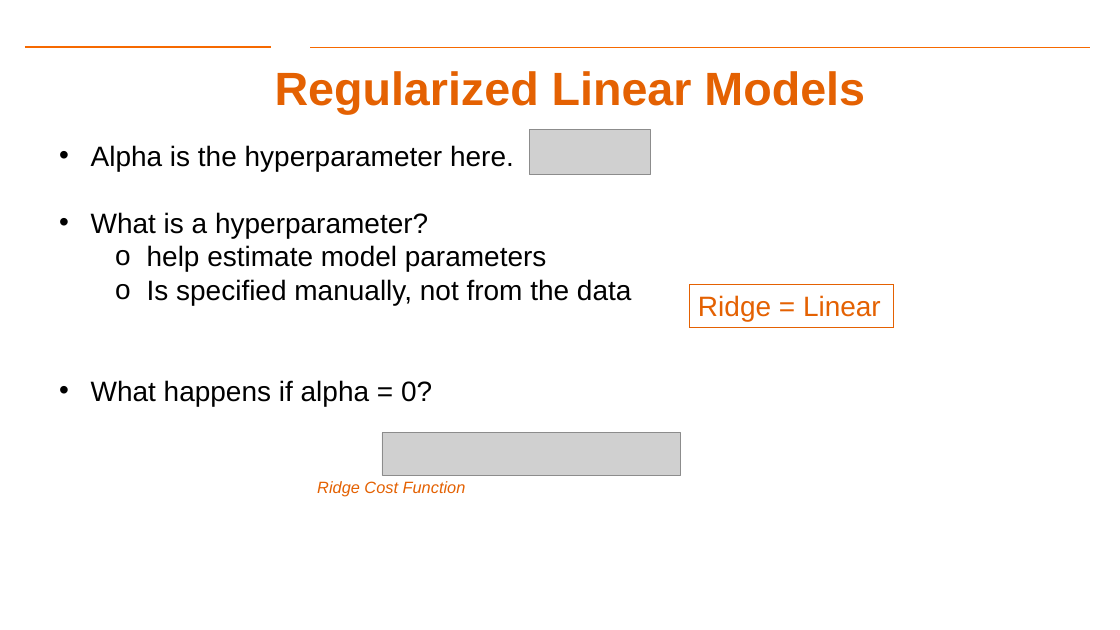
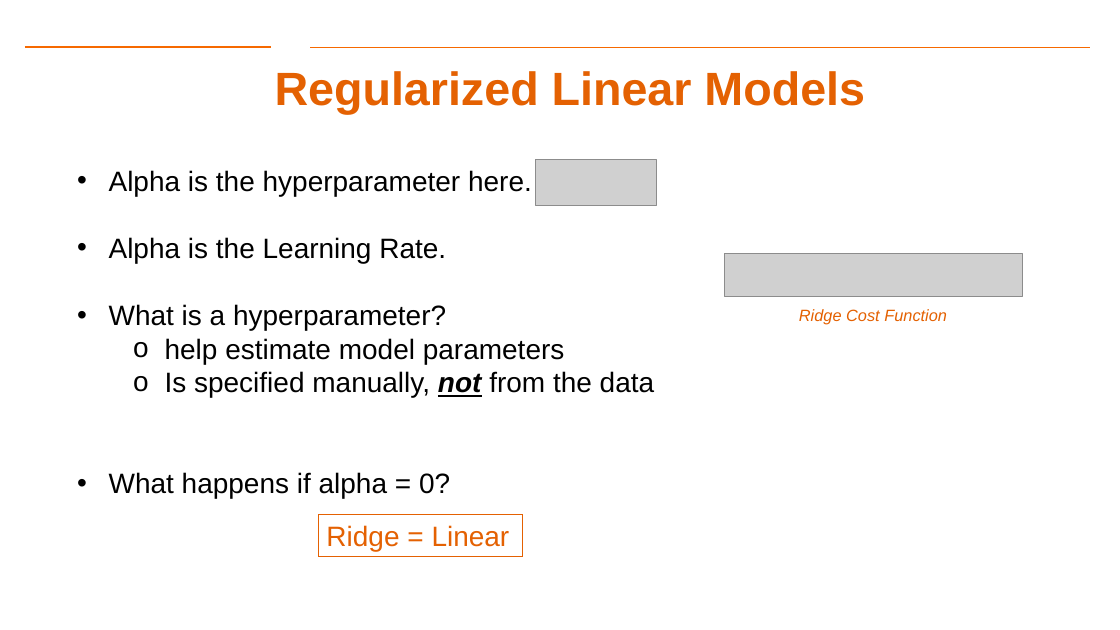
Before and after one commit to aiforsec/RIT-DSCI-633-FDS, a slide deck: slide 12 of Syllabus/Lecture05/Lec05.pptx (slide 8 before the commit). Drawn at 1120x630 pixels with LibreOffice and Linux fonts; fonts in the diff are those of the drawing; grey boxes stand for pictures; background and template pictures are left out. Boxes give left, top, right and bottom in pixels: in the first picture for what was removed or moved away, otherwise in the second. Text is boxed around its words. In the diff, an @@ line names an element or a change of style, - is before the commit and + after.

```diff
--- a/Syllabus/Lecture05/Lec05.pptx
+++ b/Syllabus/Lecture05/Lec05.pptx
@@ text "Alpha is the hyperparameter here.": place and size @@
-text "Alpha is the hyperparameter here." at [91, 145, 631, 406]
+text "Alpha is the hyperparameter here." at [109, 170, 654, 498]
@@ picture: place and size @@
-picture at [529, 129, 650, 175]
+picture at [536, 160, 657, 205]
@@ text at [109, 237, 446, 263]: paragraph added @@
+• Alpha is the Learning Rate.
@@ picture: place and size @@
-picture at [382, 433, 681, 475]
+picture at [724, 254, 1023, 296]
@@ text "Ridge Cost Function": place and size @@
-text "Ridge Cost Function" at [317, 481, 466, 497]
+text "Ridge Cost Function" at [799, 309, 947, 325]
@@ text at [165, 371, 654, 398]: bold on, italic on, underline on in "not" @@
@@ rectangle "Ridge = Linear": place and size @@
-rectangle "Ridge = Linear" at [690, 285, 894, 327]
+rectangle "Ridge = Linear" at [318, 515, 523, 557]
```
Also in this commit, not shown: 8 other slides changed, 5 slides added, 1 slide removed.
